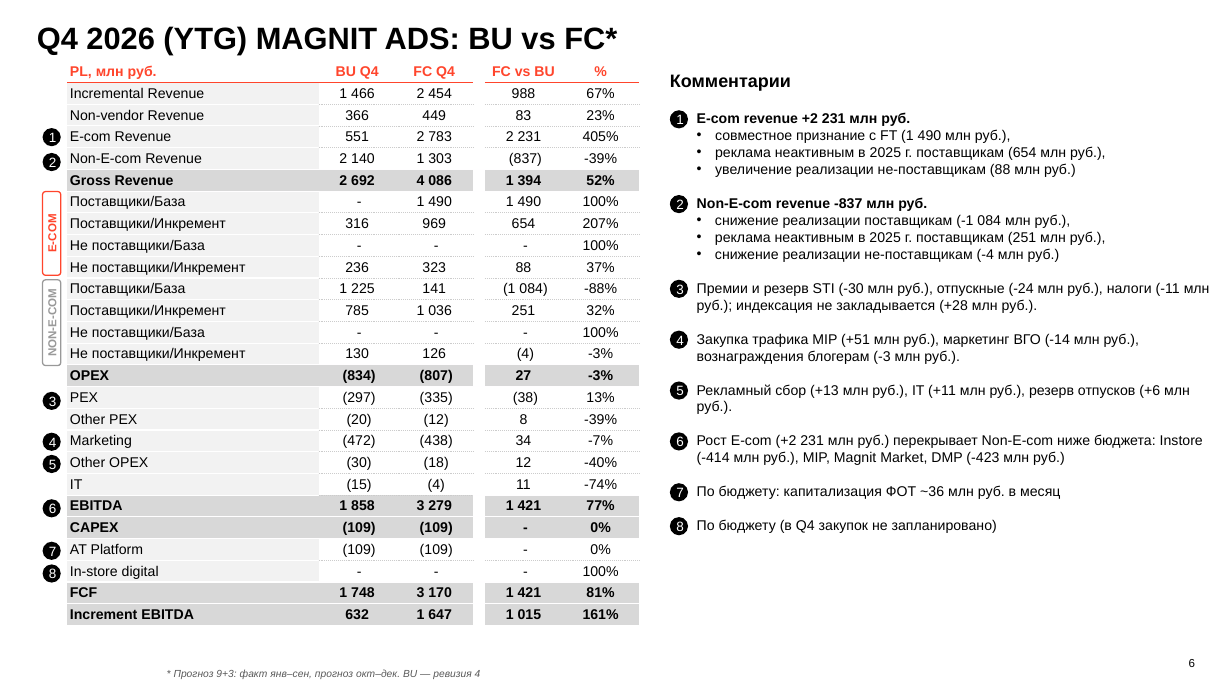
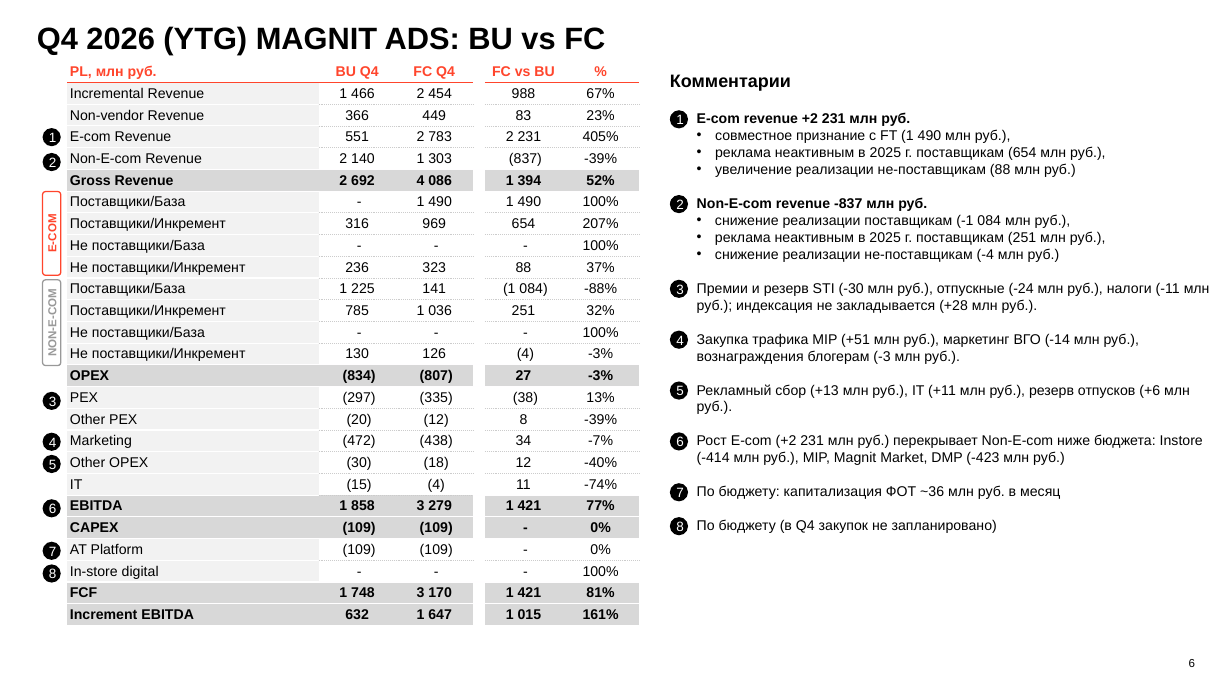
Before and after one commit to DenisMagnit/1, a slide deck: slide 6 of AdTech_MBR_September_prelim.pptx. Drawn at 1232x693 pixels with LibreOffice and Linux fonts; fonts in the diff are those of the drawing; background and template pictures are left out. Boxes give left, top, right and bottom in pixels: in the first picture for what was removed or moved away, otherwise in the second. Text is boxed around its words. In the diff, an @@ line names an element or a change of style, - is before the commit and + after.

```diff
--- a/AdTech_MBR_September_prelim.pptx
+++ b/AdTech_MBR_September_prelim.pptx
@@ text at box(37, 26, 605, 54): text changed @@
-Q4 2026 (YTG) MAGNIT ADS: BU vs FC*
+Q4 2026 (YTG) MAGNIT ADS: BU vs FC
@@ text removed at box(174, 669, 481, 679) @@
-* Прогноз 9+3: факт янв–сен, прогноз окт–дек. BU — ревизия 4
```
Also in this commit, not shown: 1 other slide changed, 1 slide removed.
